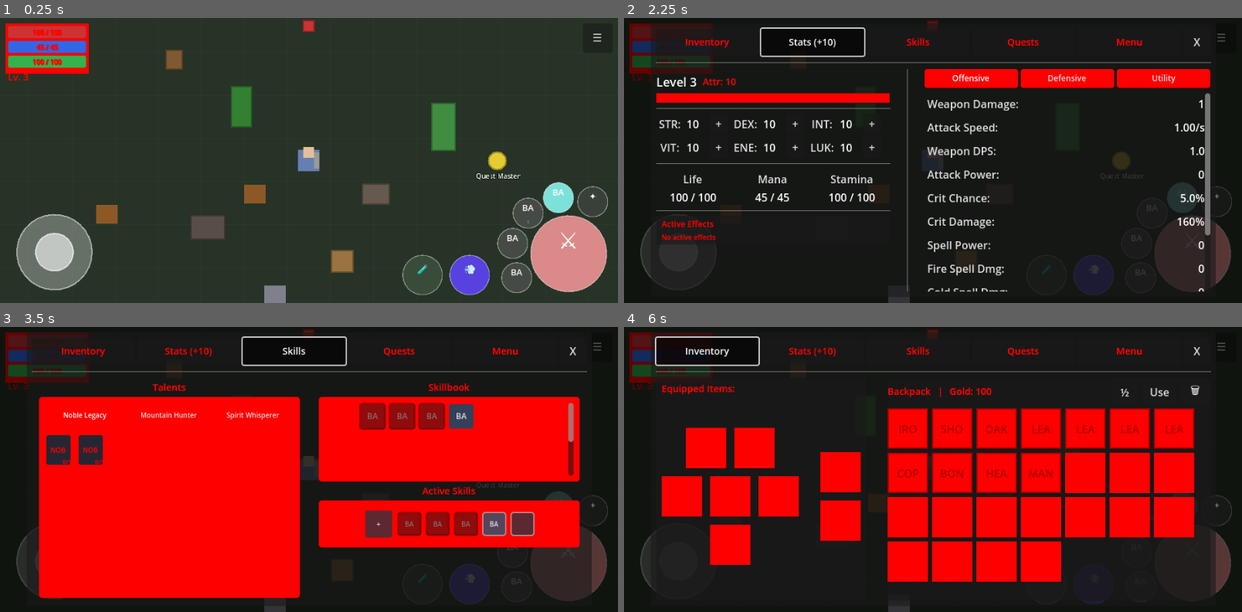
Above: before the commit, frames 1-4 (two rows, left to right).
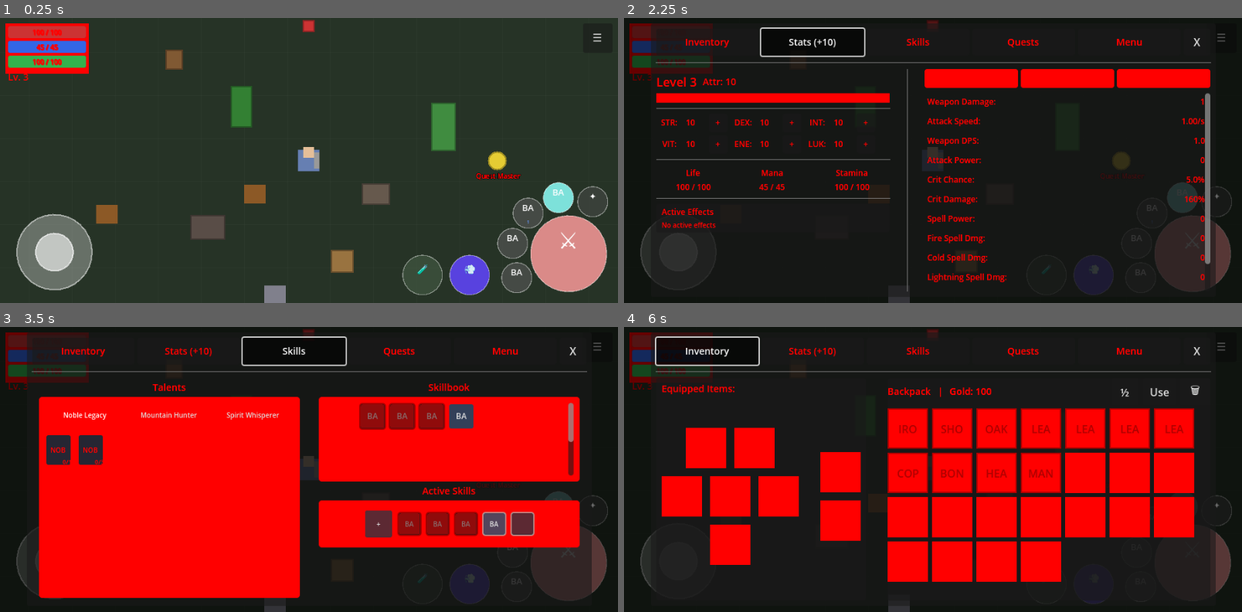
Above: after the commit, the same moments.

Repository: MatousHruska/MobileTestia
Game: Godot game, scene res://scenes/world/test_zone.tscn
Same seed, same stepped clock (60 frames per second), same inputs: the game is played once before the commit and once after it.
Inputs:
- Up to frame 1 (0.25 s): no input
- Up to frame 2 (2.25 s): click "☰" at 0.5 s; click "Inventory" at 1.25 s; click "Stats (+10)" at 2 s
- Up to frame 3 (3.5 s): click "Skills" at 2.75 s
- Up to frame 4 (6 s): click "Quests" at 3.5 s; click "Active" at 4.25 s; click "Completed" at 5 s; click "Inventory" at 5.75 s

The runs differ from the first frame. In frame 1, less than 0.1% of the frame differs, in the area x 77-85%, y 54-57%; in frame 2, 6.3%, in the area x 5-95%, y 19-97%; in frame 3, less than 0.1%; in frame 4, less than 0.1%.

Commit message:
Apply UITheme styling to remaining UI text elements
Stats Panel:
- Level label, attribute points, skill points with proper colors
- Attribute labels/values (STR, DEX, etc.) with section header color
- Resource labels/values (Life, Mana, Stamina) with section header color
- Subtab buttons (Offensive/Defensive/Utility) with proper font colors
- Effects labels with appropriate colors
- Derived stat labels/values (Weapon Damage, etc.) with section header color

Menu Panel:
- Save/Load/Exit buttons with section header color and hover effects

Monster Names:
- base_character.gd name label uses UITheme colors instead of white

Floating Dialogue:
- floating_dialogue_label.gd applies UITheme font size and color

Popups:
- skill_popup.gd name label now uses COLOR_AVAILABLE

Diff:
--- a/scenes/ui/floating_dialogue/floating_dialogue_label.gd
+++ b/scenes/ui/floating_dialogue/floating_dialogue_label.gd
@@ -22,6 +22,11 @@
 	# Start hidden
 	modulate.a = 0.0
 	visible = false
+
+	# Apply UITheme styling
+	if label:
+		label.add_theme_font_size_override("font_size", UITheme.FONT_SIZE_LABEL)
+		label.add_theme_color_override("font_color", UITheme.COLOR_SECTION_HEADER)
 
 
 func _process(delta: float) -> void:
--- a/scripts/npc/base_character.gd
+++ b/scripts/npc/base_character.gd
@@ -190,8 +190,8 @@
 	name_label.size = Vector2(100, 20)
 
 	# Style the label
-	name_label.add_theme_font_size_override("font_size", 10)
-	name_label.add_theme_color_override("font_color", Color.WHITE)
+	name_label.add_theme_font_size_override("font_size", UITheme.FONT_SIZE_SMALL)
+	name_label.add_theme_color_override("font_color", UITheme.COLOR_SECTION_HEADER)
 	name_label.add_theme_color_override("font_outline_color", Color.BLACK)
 	name_label.add_theme_constant_override("outline_size", 2)
 
--- a/scripts/ui/menu/character_menu.gd
+++ b/scripts/ui/menu/character_menu.gd
@@ -190,12 +190,24 @@
 func _setup_menu_buttons() -> void:
 	if save_button:
 		save_button.pressed.connect(_on_save_pressed)
+		save_button.add_theme_font_size_override("font_size", UITheme.FONT_SIZE_HEADER)
+		save_button.add_theme_color_override("font_color", UITheme.COLOR_SECTION_HEADER)
+		save_button.add_theme_color_override("font_hover_color", UITheme.COLOR_AVAILABLE)
 	if load_button:
 		load_button.pressed.connect(_on_load_pressed)
+		load_button.add_theme_font_size_override("font_size", UITheme.FONT_SIZE_HEADER)
+		load_button.add_theme_color_override("font_color", UITheme.COLOR_SECTION_HEADER)
+		load_button.add_theme_color_override("font_hover_color", UITheme.COLOR_AVAILABLE)
 	if exit_to_menu_button:
 		exit_to_menu_button.pressed.connect(_on_exit_to_menu_pressed)
+		exit_to_menu_button.add_theme_font_size_override("font_size", UITheme.FONT_SIZE_HEADER)
+		exit_to_menu_button.add_theme_color_override("font_color", UITheme.COLOR_SECTION_HEADER)
+		exit_to_menu_button.add_theme_color_override("font_hover_color", UITheme.COLOR_AVAILABLE)
 	if exit_game_button:
 		exit_game_button.pressed.connect(_on_exit_game_pressed)
+		exit_game_button.add_theme_font_size_override("font_size", UITheme.FONT_SIZE_HEADER)
+		exit_game_button.add_theme_color_override("font_color", UITheme.COLOR_SECTION_HEADER)
+		exit_game_button.add_theme_color_override("font_hover_color", UITheme.COLOR_AVAILABLE)
 
 
 func _setup_inventory_panel() -> void:
--- a/scripts/ui/menu/skill_popup.gd
+++ b/scripts/ui/menu/skill_popup.gd
@@ -54,6 +54,7 @@
 
 	_name_label = Label.new()
 	_name_label.add_theme_font_size_override("font_size", UITheme.FONT_SIZE_HEADER)
+	_name_label.add_theme_color_override("font_color", UITheme.COLOR_AVAILABLE)
 	_name_label.autowrap_mode = TextServer.AUTOWRAP_WORD_SMART
 	name_col.add_child(_name_label)
 
--- a/scripts/ui/menu/stats_panel.gd
+++ b/scripts/ui/menu/stats_panel.gd
@@ -222,21 +222,22 @@
 	var level_label := Label.new()
 	level_label.name = "LevelLabel"
 	level_label.add_theme_font_size_override("font_size", UITheme.FONT_SIZE_TITLE)
+	level_label.add_theme_color_override("font_color", UITheme.COLOR_SECTION_HEADER)
 	level_label.text = "Level 1"
 	level_row.add_child(level_label)
 
 	var points_label := Label.new()
 	points_label.name = "PointsLabel"
 	points_label.add_theme_font_size_override("font_size", UITheme.FONT_SIZE_HEADER)
+	points_label.add_theme_color_override("font_color", UITheme.COLOR_AVAILABLE)
 	points_label.text = "Attr: 0"
-	points_label.modulate = UITheme.COLOR_AVAILABLE
 	level_row.add_child(points_label)
 
 	var skill_points_label := Label.new()
 	skill_points_label.name = "SkillPointsLabel"
 	skill_points_label.add_theme_font_size_override("font_size", UITheme.FONT_SIZE_HEADER)
+	skill_points_label.add_theme_color_override("font_color", UITheme.COLOR_HIGHLIGHT)
 	skill_points_label.text = "Skill: 0"
-	skill_points_label.modulate = UITheme.COLOR_HIGHLIGHT
 	level_row.add_child(skill_points_label)
 
 	container.add_child(level_row)
@@ -297,6 +298,9 @@
 	label.flat = true
 	label.text = abbrev + ":"
 	label.custom_minimum_size = Vector2(40, 0)
+	label.add_theme_font_size_override("font_size", UITheme.FONT_SIZE_LABEL)
+	label.add_theme_color_override("font_color", UITheme.COLOR_SECTION_HEADER)
+	label.add_theme_color_override("font_hover_color", UITheme.COLOR_AVAILABLE)
 	label.gui_input.connect(_on_stat_button_input.bind(stat_name, label))
 
 	# Value
@@ -304,12 +308,16 @@
 	value.name = abbrev + "Value"
 	value.text = "10"
 	value.custom_minimum_size = Vector2(30, 0)
+	value.add_theme_font_size_override("font_size", UITheme.FONT_SIZE_LABEL)
+	value.add_theme_color_override("font_color", UITheme.COLOR_SECTION_HEADER)
 
 	# Plus button
 	var plus_btn := Button.new()
 	plus_btn.name = abbrev + "Plus"
 	plus_btn.text = "+"
 	plus_btn.custom_minimum_size = Vector2(28, 28)
+	plus_btn.add_theme_font_size_override("font_size", UITheme.FONT_SIZE_LABEL)
+	plus_btn.add_theme_color_override("font_color", UITheme.COLOR_AVAILABLE)
 	plus_btn.pressed.connect(_on_allocate_pressed.bind(stat_name))
 
 	_attribute_rows[stat_name] = {
@@ -350,6 +358,9 @@
 	label.flat = true
 	label.text = display_name
 	label.alignment = HORIZONTAL_ALIGNMENT_CENTER
+	label.add_theme_font_size_override("font_size", UITheme.FONT_SIZE_LABEL)
+	label.add_theme_color_override("font_color", UITheme.COLOR_SECTION_HEADER)
+	label.add_theme_color_override("font_hover_color", UITheme.COLOR_AVAILABLE)
 	label.gui_input.connect(_on_stat_button_input.bind(stat_name, label))
 	col.add_child(label)
 
@@ -358,6 +369,8 @@
 	value.name = stat_name + "Value"
 	value.text = "100 / 100"
 	value.horizontal_alignment = HORIZONTAL_ALIGNMENT_CENTER
+	value.add_theme_font_size_override("font_size", UITheme.FONT_SIZE_LABEL)
+	value.add_theme_color_override("font_color", UITheme.COLOR_SECTION_HEADER)
 	col.add_child(value)
 
 	_resource_labels[stat_name] = value
@@ -378,6 +391,9 @@
 		btn.custom_minimum_size = Vector2(80, 28)
 		btn.size_flags_horizontal = Control.SIZE_EXPAND_FILL
 		btn.add_theme_font_size_override("font_size", UITheme.FONT_SIZE_LABEL)
+		btn.add_theme_color_override("font_color", UITheme.COLOR_SECTION_HEADER)
+		btn.add_theme_color_override("font_hover_color", UITheme.COLOR_SECTION_HEADER)
+		btn.add_theme_color_override("font_pressed_color", UITheme.COLOR_AVAILABLE)
 		btn.pressed.connect(_on_subtab_pressed.bind(i))
 
 		# Style tab buttons
@@ -446,7 +462,7 @@
 	_effects_title_label = Label.new()
 	_effects_title_label.text = "Active Effects"
 	_effects_title_label.add_theme_font_size_override("font_size", UITheme.FONT_SIZE_LABEL)
-	_effects_title_label.modulate = UITheme.COLOR_TEXT_DIM
+	_effects_title_label.add_theme_color_override("font_color", UITheme.COLOR_TEXT_DIM)
 	vbox.add_child(_effects_title_label)
 
 	# Effects icons container (horizontal row)
@@ -458,7 +474,7 @@
 	_no_effects_label = Label.new()
 	_no_effects_label.text = "No active effects"
 	_no_effects_label.add_theme_font_size_override("font_size", UITheme.FONT_SIZE_SMALL)
-	_no_effects_label.modulate = UITheme.COLOR_LOCKED
+	_no_effects_label.add_theme_color_override("font_color", UITheme.COLOR_LOCKED)
 	_effects_container.add_child(_no_effects_label)
 
 	margin.add_child(vbox)
@@ -670,6 +686,9 @@
 	label.text = display_name + ":"
 	label.size_flags_horizontal = Control.SIZE_EXPAND_FILL
 	label.alignment = HORIZONTAL_ALIGNMENT_LEFT
+	label.add_theme_font_size_override("font_size", UITheme.FONT_SIZE_LABEL)
+	label.add_theme_color_override("font_color", UITheme.COLOR_SECTION_HEADER)
+	label.add_theme_color_override("font_hover_color", UITheme.COLOR_AVAILABLE)
 	label.gui_input.connect(_on_stat_button_input.bind(stat_name, label))
 
 	var value := Label.new()
@@ -677,6 +696,8 @@
 	value.text = "0"
 	value.custom_minimum_size = Vector2(60, 0)
 	value.horizontal_alignment = HORIZONTAL_ALIGNMENT_RIGHT
+	value.add_theme_font_size_override("font_size", UITheme.FONT_SIZE_LABEL)
+	value.add_theme_color_override("font_color", UITheme.COLOR_SECTION_HEADER)
 
 	_attribute_rows[stat_name] = {"value": value, "label": label}
 
